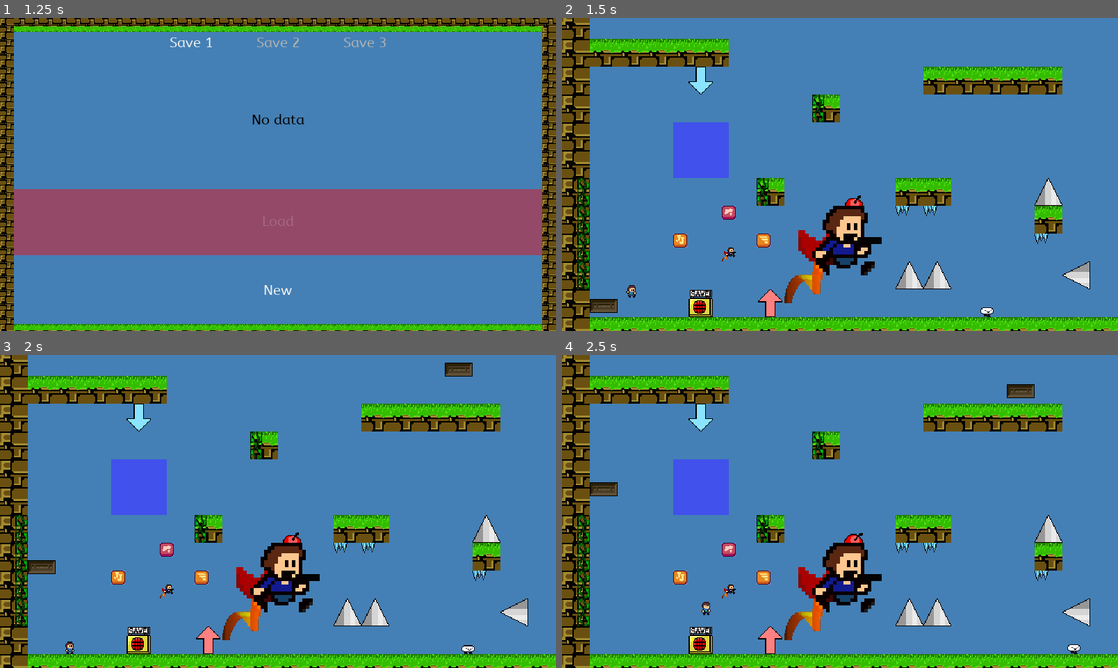
Above: before the commit, frames 1-4 (two rows, left to right).
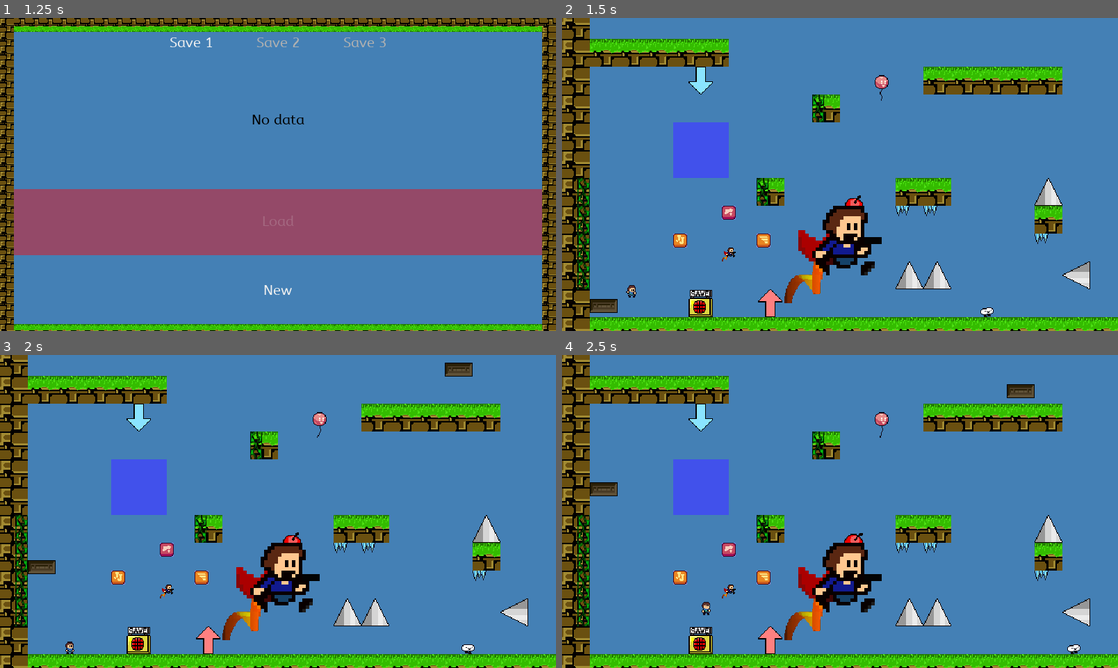
Above: after the commit, the same moments.

Repository: Smartkin/i-wanna-go-through-time-game-jam-edition
Game: Godot game, scene res://Rooms/Title.tscn
Two runs of this game, one before a commit and one after it. Both use one fixed random seed, a clock stepped at 60 frames per second and the inputs below. Sound files missing from this copy of the repository are replaced by a short silence.
Inputs (mouse positions are in pixels of both pictures, inside the frame that each line leads up to):
- Up to frame 1 (1.25 s): click "Start Game" at 0.5 s
- Up to frame 2 (1.5 s): click "New" at 1.25 s
- Up to frame 3 (2 s): no input
- Up to frame 4 (2.5 s): tap Enter at 2 s; move the mouse to (962, 495) at 2.02 s; hold Right (right) from 2.03 s (still down); tap X (dash) at 2.1 s; click (962, 495) at 2.17 s; tap Shift (jump) at 2.27 s

Frame 1 is identical in both runs. In frame 2, 0.1% of the frame differs, in the area x 56-78%, y 18-96%; in frame 3, 0.1%, in the area x 56-86%, y 18-96%; in frame 4, 0.1%.

Commit message:
Start on the balloon man :

Diff:
--- /dev/null
+++ b/Objects/Enemies/Balloon.tscn
@@ -0,0 +1,134 @@
+[gd_scene load_steps=23 format=2]
+
+[ext_resource path="res://Scripts/Enemies/StateMachine.gd" type="Script" id=1]
+[ext_resource path="res://Sprites/Hazards/Enemies/balloon.png" type="Texture" id=2]
+[ext_resource path="res://Sprites/Hazards/Enemies/balloon_popped.png" type="Texture" id=3]
+[ext_resource path="res://Sprites/Hazards/Enemies/balloon_bounce.png" type="Texture" id=4]
+[ext_resource path="res://Scripts/Enemies/Balloon.gd" type="Script" id=5]
+
+[sub_resource type="Curve2D" id=17]
+_data = {
+"points": PoolVector2Array( 0, 0, 0, 0, 16, 10, 0, 0, 0, 0, 16, 32, 0, 0, 0, 0, 16, 40 )
+}
+
+[sub_resource type="RectangleShape2D" id=1]
+extents = Vector2( 7.75, 8 )
+
+[sub_resource type="AtlasTexture" id=12]
+atlas = ExtResource( 4 )
+region = Rect2( 0, 0, 32, 32 )
+
+[sub_resource type="AtlasTexture" id=13]
+atlas = ExtResource( 4 )
+region = Rect2( 32, 0, 32, 32 )
+
+[sub_resource type="AtlasTexture" id=4]
+atlas = ExtResource( 2 )
+region = Rect2( 0, 0, 32, 32 )
+
+[sub_resource type="AtlasTexture" id=5]
+atlas = ExtResource( 2 )
+region = Rect2( 32, 0, 32, 32 )
+
+[sub_resource type="AtlasTexture" id=6]
+atlas = ExtResource( 2 )
+region = Rect2( 64, 0, 32, 32 )
+
+[sub_resource type="AtlasTexture" id=7]
+atlas = ExtResource( 2 )
+region = Rect2( 96, 0, 32, 32 )
+
+[sub_resource type="AtlasTexture" id=8]
+atlas = ExtResource( 2 )
+region = Rect2( 128, 0, 32, 32 )
+
+[sub_resource type="AtlasTexture" id=9]
+atlas = ExtResource( 2 )
+region = Rect2( 160, 0, 32, 32 )
+
+[sub_resource type="AtlasTexture" id=14]
+atlas = ExtResource( 3 )
+region = Rect2( 0, 0, 32, 32 )
+
+[sub_resource type="AtlasTexture" id=15]
+atlas = ExtResource( 3 )
+region = Rect2( 32, 0, 32, 32 )
+
+[sub_resource type="AtlasTexture" id=16]
+atlas = ExtResource( 3 )
+region = Rect2( 64, 0, 32, 32 )
+
+[sub_resource type="SpriteFrames" id=10]
+animations = [ {
+"frames": [ SubResource( 12 ), SubResource( 13 ) ],
+"loop": true,
+"name": "bounced",
+"speed": 10.0
+}, {
+"frames": [ SubResource( 4 ), SubResource( 5 ), SubResource( 6 ), SubResource( 7 ), SubResource( 8 ), SubResource( 9 ) ],
+"loop": true,
+"name": "default",
+"speed": 15.0
+}, {
+"frames": [ SubResource( 14 ), SubResource( 15 ), SubResource( 16 ) ],
+"loop": true,
+"name": "pop",
+"speed": 10.0
+} ]
+
+[sub_resource type="RectangleShape2D" id=2]
+extents = Vector2( 8, 8 )
+
+[sub_resource type="RectangleShape2D" id=3]
+extents = Vector2( 5, 7 )
+
+[sub_resource type="RectangleShape2D" id=11]
+extents = Vector2( 8, 10 )
+
+[node name="Path2D" type="Path2D"]
+curve = SubResource( 17 )
+
+[node name="PathFollow2D" type="PathFollow2D" parent="."]
+position = Vector2( 16, 10 )
+rotation = 1.5708
+
+[node name="Balloon" type="KinematicBody2D" parent="PathFollow2D"]
+position = Vector2( -10, 16 )
+rotation = -1.5708
+script = ExtResource( 5 )
+
+[node name="StateMachine" type="Node" parent="PathFollow2D/Balloon"]
+script = ExtResource( 1 )
+
+[node name="CollisionShape2D" type="CollisionShape2D" parent="PathFollow2D/Balloon"]
+position = Vector2( 16.25, 10 )
+shape = SubResource( 1 )
+
+[node name="Sprite" type="AnimatedSprite" parent="PathFollow2D/Balloon"]
+position = Vector2( 16, 16 )
+frames = SubResource( 10 )
+frame = 5
+playing = true
+__meta__ = {
+"_edit_lock_": true
+}
+
+[node name="Hitbox" type="Area2D" parent="PathFollow2D/Balloon"]
+
+[node name="CollisionShape2D" type="CollisionShape2D" parent="PathFollow2D/Balloon/Hitbox"]
+position = Vector2( 16, 10 )
+shape = SubResource( 2 )
+
+[node name="Hurtbox" type="Area2D" parent="PathFollow2D/Balloon"]
+
+[node name="CollisionShape2D" type="CollisionShape2D" parent="PathFollow2D/Balloon/Hurtbox"]
+position = Vector2( 16, 10 )
+shape = SubResource( 3 )
+
+[node name="Jumpbox" type="Area2D" parent="PathFollow2D/Balloon"]
+collision_layer = 0
+priority = 1.0
+
+[node name="CollisionShape2D" type="CollisionShape2D" parent="PathFollow2D/Balloon/Jumpbox"]
+position = Vector2( 16, 8 )
+shape = SubResource( 11 )
--- a/Objects/Enemies/Goomba.tscn
+++ b/Objects/Enemies/Goomba.tscn
@@ -106,6 +106,7 @@
 position = Vector2( 8, 8 )
 frames = SubResource( 10 )
 animation = "walk"
+frame = 2
 playing = true
 
 [node name="Hitbox" type="Area2D" parent="."]
--- /dev/null
+++ b/Scripts/Enemies/Balloon.gd
@@ -0,0 +1 @@
+extends EnemyInterface
--- a/TestBed.tscn
+++ b/TestBed.tscn
@@ -20,6 +20,7 @@
 [ext_resource path="res://Objects/Items/Ability.tscn" type="PackedScene" id=18]
 [ext_resource path="res://Objects/Block.tscn" type="PackedScene" id=19]
 [ext_resource path="res://Objects/Enemies/Goomba.tscn" type="PackedScene" id=20]
+[ext_resource path="res://Objects/Enemies/Balloon.tscn" type="PackedScene" id=21]
 
 [node name="TestBed" type="Node2D"]
 __meta__ = {
@@ -182,3 +183,6 @@
 position = Vector2( 464, 688 )
 moving_platform_apply_velocity_on_leave = 2
 speed = 100
+
+[node name="Balloon" parent="." instance=ExtResource( 21 )]
+position = Vector2( 352, 424 )
Not shown: 1 places in TestBed.tscn that only renumber resources
